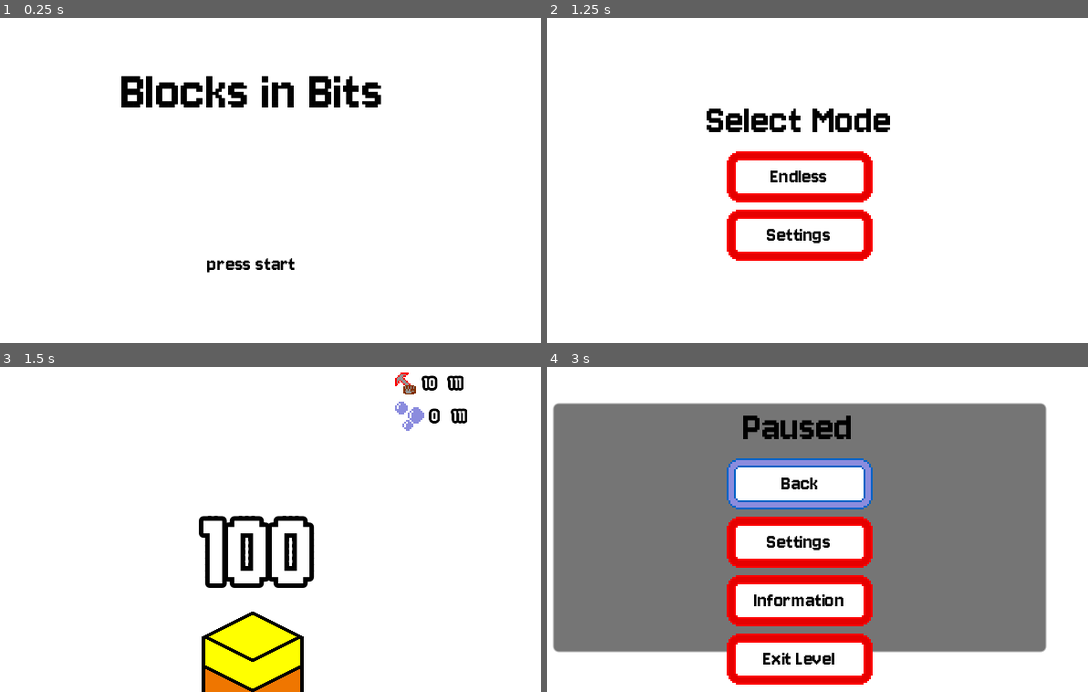
Above: before the commit, frames 1-4 (two rows, left to right).
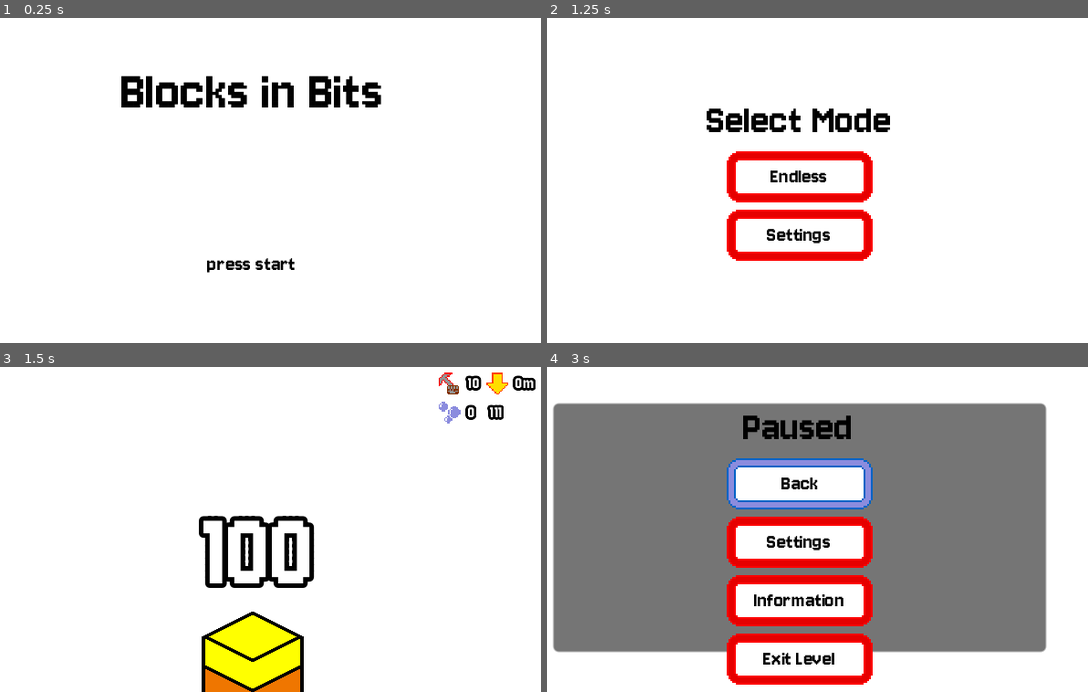
Above: after the commit, the same moments.

Repository: tfcb93/block-in-bits
Game: Godot game, scene res://Scenes/game.tscn
Same seed, same stepped clock (60 frames per second), same inputs: the game is played once before the commit and once after it.
Inputs:
- Up to frame 1 (0.25 s): no input
- Up to frame 2 (1.25 s): tap Enter (start) at 0.5 s; hold Z (action) from 0.53 s (still down)
- Up to frame 3 (1.5 s): release Z (action) at 1.25 s; click "Endless" at 1.25 s
- Up to frame 4 (3 s): tap Enter (start) at 2, 2.1, 2.75 s; hold Z (action) from 2.78 s (still down)

Frames 1-2 are identical in both runs. In frame 3, 1.5% of the frame differs, in the area x 73-99%, y 1-20%; in frame 4, nothing differs.

Commit message:
Displays depth information

Diff:
--- a/Scenes/player.tscn
+++ b/Scenes/player.tscn
@@ -1,9 +1,10 @@
-[gd_scene load_steps=5 format=3 uid="uid://e5naf2jx66xg"]
+[gd_scene load_steps=6 format=3 uid="uid://e5naf2jx66xg"]
 
 [ext_resource type="Script" path="res://Scripts/player.gd" id="1_pl5h6"]
 [ext_resource type="LabelSettings" uid="uid://d1w54wy8w8lj3" path="res://Resources/player_info_label.tres" id="2_gwkn7"]
 [ext_resource type="Texture2D" uid="uid://dn4inyxto5cb1" path="res://Resources/Images/resistance.png" id="2_svvc8"]
 [ext_resource type="Texture2D" uid="uid://tawcavopjwj0" path="res://Resources/Images/points.png" id="4_uwk3q"]
+[ext_resource type="Texture2D" uid="uid://cp15xdm78bp1p" path="res://Resources/Images/down.png" id="4_wxapv"]
 
 [node name="Player" type="Node2D"]
 script = ExtResource("1_pl5h6")
@@ -15,7 +16,7 @@
 anchors_preset = 1
 anchor_left = 1.0
 anchor_right = 1.0
-offset_left = -82.0
+offset_left = -52.0
 offset_top = 5.0
 offset_right = -6.0
 offset_bottom = 37.0
@@ -42,10 +43,13 @@
 
 [node name="TextureRect" type="TextureRect" parent="interface/HBoxContainer/VBoxContainer/HBoxContainer"]
 layout_mode = 2
+texture = ExtResource("4_wxapv")
+expand_mode = 2
 
-[node name="Label2" type="Label" parent="interface/HBoxContainer/VBoxContainer/HBoxContainer"]
+[node name="intf_depth" type="Label" parent="interface/HBoxContainer/VBoxContainer/HBoxContainer"]
+unique_name_in_owner = true
 layout_mode = 2
-text = "111"
+text = "0m"
 label_settings = ExtResource("2_gwkn7")
 horizontal_alignment = 2
 
@@ -56,6 +60,7 @@
 texture_filter = 1
 layout_mode = 2
 texture = ExtResource("4_uwk3q")
+expand_mode = 2
 
 [node name="intf_player_points" type="Label" parent="interface/HBoxContainer/VBoxContainer/HBoxContainer3"]
 unique_name_in_owner = true
--- a/Scripts/block_pile.gd
+++ b/Scripts/block_pile.gd
@@ -10,6 +10,7 @@
 var blocks = [];
 var block_groups = [0];
 var actual_block_hits := 0;
+var actual_depth := 0;
 
 func _ready() -> void:
 	var screen_size = get_viewport_rect().size;
@@ -52,6 +53,8 @@
 func update_block_groups() -> void:
 	pass
 
+func update_block_life_text() -> void:
+	life_value.text = str(blocks[0][0]);
 
 func update_block_info() -> void:
 	life_value.text = str(blocks[0][0]);
@@ -66,14 +69,17 @@
 		blocks.pop_front();
 		calculate_player_points();
 		actual_block_hits = 0;
-	if (not sequence):
-		_on_insert_element_on_pile();
-	elif(sequence and len(blocks) == 1):
-		under_block.queue_free();
-	elif(sequence and len(blocks) == 0):
-		# next level
-		pass;
-	update_block_info();
+		actual_depth += 1;
+		update_block_info();
+		Events.emit_signal("depth_change", actual_depth);
+		if (not sequence):
+			_on_insert_element_on_pile();
+		elif(sequence and len(blocks) == 1):
+			under_block.queue_free();
+		elif(sequence and len(blocks) == 0):
+			# next level
+			pass;
+	update_block_life_text();
 
 func calculate_player_points() -> void:
 	var total_points_earned = 1;
--- a/Scripts/events.gd
+++ b/Scripts/events.gd
@@ -17,3 +17,4 @@
 signal generate_pile();
 signal hit_block(tool_resistance: int);
 signal earn_points(earned_points: int);
+signal depth_change(new_depth: int);
--- a/Scripts/player.gd
+++ b/Scripts/player.gd
@@ -7,6 +7,7 @@
 func _ready() -> void:
 
 	Events.connect("earn_points", _on_earn_points);
+	Events.connect("depth_change", _on_depth_change);
 
 	Events.connect("pause_game", _on_pause_game);
 	Events.connect("unpause_game", _on_unpause_game);
@@ -27,6 +28,9 @@
 	points += earned_points * player_tool.point_multiplyer;
 	update_interface_player_points();
 
+func _on_depth_change(new_depth: int) -> void:
+	%intf_depth.text = str(new_depth) + "m";
+
 func _on_pause_game() -> void:
 	%interface.visible = false;
 
Binary file added: Resources/Images/down.png
Not shown, added: Resources/Images/down.png.import
Binary file changed: Resources/icons.aseprite
